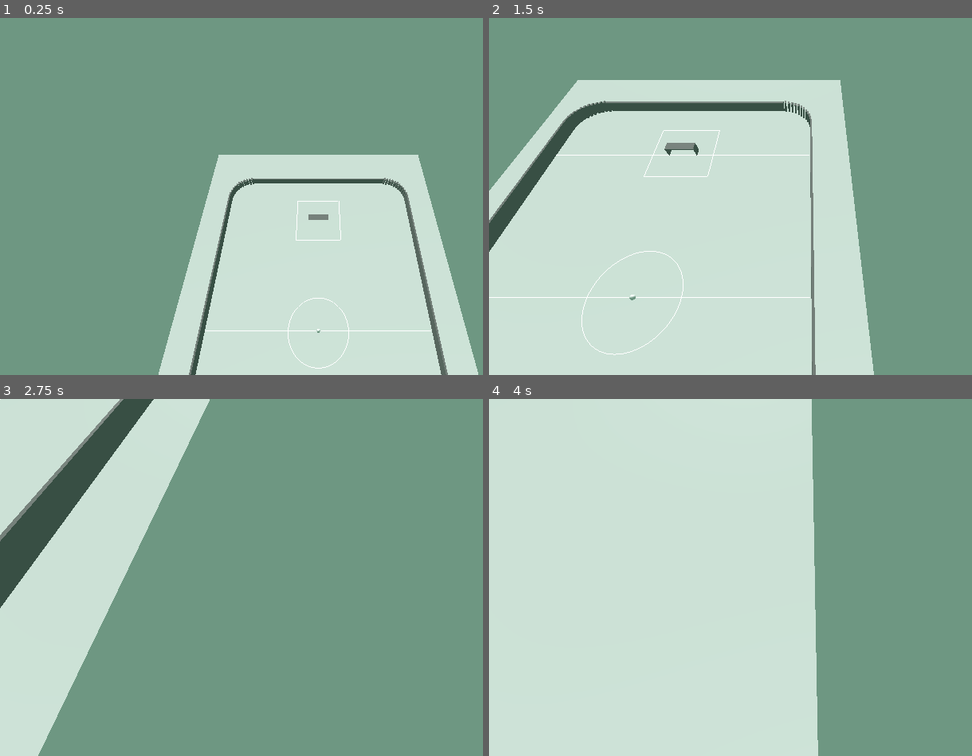
Above: before the commit, frames 1-4 (two rows, left to right).
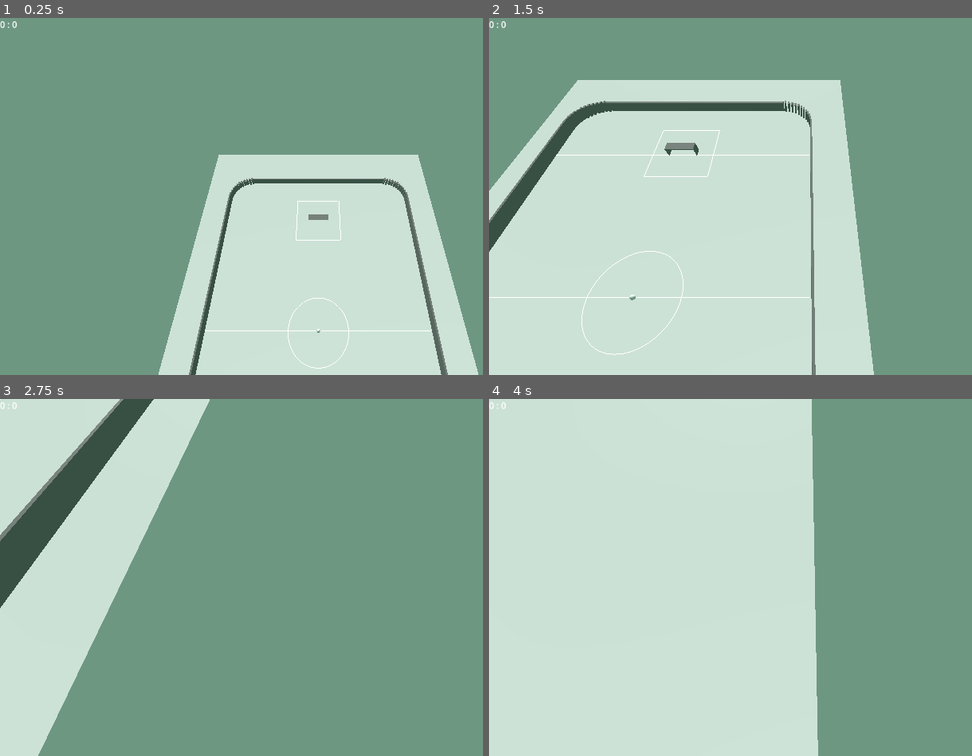
Above: after the commit, the same moments.

Repository: AlyssaSmt/Godot-kicker
Game: Godot game, scene res://main/main.tscn
Two runs of this game, one before a commit and one after it. Both use one fixed random seed, a clock stepped at 60 frames per second and the inputs below.
Inputs (mouse positions are in pixels of both pictures, inside the frame that each line leads up to):
- Up to frame 1 (0.25 s): no input
- Up to frame 2 (1.5 s): tap Enter at 0.5 s; move the mouse to (947, 178) at 0.52 s; hold D (move_right) 0.53-1.28 s; hold Shift (shift) 0.53-1.28 s; click (947, 178) at 0.67 s; tap Space (jump) at 0.77 s; move the mouse to (682, 214) at 1.27 s; hold S (move_backward) from 1.28 s (still down); tap Shift (shift) at 1.35 s
- Up to frame 3 (2.75 s): tap Space (jump) at 1.52 s; move the mouse to (381, 498) at 2.02 s; release S (move_backward) at 2.03 s; hold D (move_right) from 2.03 s (still down); hold Shift (shift) from 2.03 s (still down)
- Up to frame 4 (4 s): move the mouse to (773, 648) at 2.77 s; release D (move_right) at 2.78 s; release Shift (shift) at 2.78 s; hold W (move_forward) 2.78-3.53 s; tap Shift (shift) at 2.85 s; click (773, 648) at 2.92 s; tap Space (jump) at 3.02, 3.5, 3.77 s; move the mouse to (outside the picture) at 3.52 s; hold A (move_left) from 3.53 s (still down); hold Shift (shift) from 3.53 s (still down)

The runs differ from the first frame. In frame 1, less than 0.1% of the frame differs, in the area x 0-4%, y 0-3%; in frame 2, less than 0.1%; in frame 3, less than 0.1%; in frame 4, less than 0.1%.

Commit message:
Implement score management system; connect score display and update logic

Diff:
--- a/Goal/GoalDetector.gd
+++ b/Goal/GoalDetector.gd
@@ -1,16 +1,13 @@
 extends Area3D
 
-@export var team_name: String = "Team A"
+@export var team_name := "Team A"
 
 signal goal_scored(team_name: String)
 
 func _ready():
-	connect("body_entered", Callable(self, "_on_body_entered"))
-	collision_layer = 1
-	collision_mask = 1
+	connect("body_entered", _on_body_entered)
 
-
-func _on_body_entered(body: Node) -> void:
+func _on_body_entered(body):
 	if body.is_in_group("ball"):
 		print("TOR für ", team_name)
 		emit_signal("goal_scored", team_name)
--- a/Procedural Generation/TerrainGeneration.gd
+++ b/Procedural Generation/TerrainGeneration.gd
@@ -38,8 +38,8 @@
 	# Basismesh
 	var plane := PlaneMesh.new()
 	plane.size = Vector2(size_width, size_depth)
-	plane.subdivide_depth = 22
-	plane.subdivide_width = 14
+	plane.subdivide_depth = 12
+	plane.subdivide_width = 8
 
 	var st := SurfaceTool.new()
 	st.create_from(plane, 0)
@@ -129,7 +129,7 @@
 	for vid in unique:
 		var vert := data.get_vertex(vid)
 
-		# ⛔ 16-METER-BEREICH SPERREN
+		# 16-METER-BEREICH SPERREN
 		if _is_in_goal_zone(vert.x, vert.z):
 			continue
 
--- a/RinkWalls.gd
+++ b/RinkWalls.gd
@@ -4,7 +4,7 @@
 
 @export var field_width: float = 68.0        # inneres Spielfeld (wie FIELD_W)
 @export var field_length: float = 105.0      # inneres Spielfeld (wie FIELD_L)
-@export var wall_height: float = 3.0         # sichtbare Höhe über Boden
+@export var wall_height: float = 12.0         # sichtbare Höhe über Boden
 @export var wall_thickness: float = 0.5
 @export var corner_radius: float = 8.0       # Rundung der Ecken
 @export var segments_per_corner: int = 12    # je höher, desto runder
--- /dev/null
+++ b/ScoreManager.gd
@@ -0,0 +1,21 @@
+extends Node
+
+var score_team_a: int = 0
+var score_team_b: int = 0
+
+signal score_changed(team_a: int, team_b: int)
+
+func add_goal(team: String):
+	if team == "Team A":
+		score_team_a += 1
+	elif team == "Team B":
+		score_team_b += 1
+
+	print("Score:", score_team_a, "-", score_team_b)
+
+	emit_signal("score_changed", score_team_a, score_team_b)
+
+func reset_score():
+	score_team_a = 0
+	score_team_b = 0
+	emit_signal("score_changed", score_team_a, score_team_b)
--- /dev/null
+++ b/ScoreManager.tscn
@@ -0,0 +1,6 @@
+[gd_scene load_steps=2 format=3 uid="uid://ccvq3f0fbtwcw"]
+
+[ext_resource type="Script" uid="uid://dhj2vw4obcka1" path="res://ScoreManager.gd" id="1_hrodo"]
+
+[node name="ScoreManager" type="Node"]
+script = ExtResource("1_hrodo")
--- /dev/null
+++ b/main/ScoreLabel.gd
@@ -0,0 +1,11 @@
+extends Label
+
+func _ready():
+	# holt ScoreManager aus der Szene
+	var score_manager := get_tree().get_root().get_node("main/ScoreManager")
+	score_manager.connect("score_changed", Callable(self, "_on_score_changed"))
+
+	_on_score_changed(0, 0) # Anfangswert
+
+func _on_score_changed(a: int, b: int):
+	text = str(a, " : ", b)
--- /dev/null
+++ b/main/ScorePanel.gd
@@ -0,0 +1,8 @@
+extends CanvasLayer
+
+@onready var label_a := $LabelTeamA
+@onready var label_b := $LabelTeamB
+
+func update_score(a: int, b: int):
+	label_a.text = str(a)
+	label_b.text = str(b)
--- a/main/main.gd
+++ b/main/main.gd
@@ -13,24 +13,25 @@
 	left_goal.rotation_degrees.y = 180
 	right_goal.rotation_degrees.y = 0
 
-	# 🔥 GoalDetectors direkt unter main verbinden
+	# Goal detectors verbinden
 	var left_detector := $GoalDetectorLeft
 	var right_detector := $GoalDetectorRight
 
 	left_detector.connect("goal_scored", Callable(self, "_on_goal_scored"))
 	right_detector.connect("goal_scored", Callable(self, "_on_goal_scored"))
 
-	print("Main ready – Tore & GoalDetectors verbunden.")
+	print("Main ready – Tore verbunden.")
 
 
 func _on_goal_scored(team_name: String):
-	print("TOR für: ", team_name)
+
+	var score := $ScoreManager
+	score.add_goal(team_name)
 
 	reset_ball()
 
 	if terrain:
-		await terrain.reset_field()  # wichtig: mit await!
-		print("Terrain reset abgeschlossen")
+		terrain.reset_field()
 
 
 func reset_ball():
--- a/main/main.tscn
+++ b/main/main.tscn
@@ -6,8 +6,10 @@
 [ext_resource type="PackedScene" uid="uid://cpliy7cur5dlm" path="res://Ball/Ball.tscn" id="5_73k8k"]
 [ext_resource type="PackedScene" uid="uid://dvuyvxo73o3ou" path="res://Goal/GoalDetector.tscn" id="6_5xyti"]
 [ext_resource type="Script" uid="uid://d3pj55mw2jk1k" path="res://main/HockeyGoals.gd" id="8_0i4oc"]
+[ext_resource type="PackedScene" uid="uid://ccvq3f0fbtwcw" path="res://ScoreManager.tscn" id="9_0i4oc"]
 [ext_resource type="PackedScene" uid="uid://d0cw6utfkuysq" path="res://FieldLines/FieldLinesDynamic.tscn" id="9_4hmqs"]
 [ext_resource type="PackedScene" uid="uid://hhgmst8lx8ua" path="res://RinkWalls.tscn" id="9_bsumw"]
+[ext_resource type="Script" uid="uid://q5aau2vkm2be" path="res://main/ScoreLabel.gd" id="10_bsumw"]
 [ext_resource type="Script" uid="uid://cgk3x2gs044ha" path="res://Camera/EditorCamera.gd" id="10_piupu"]
 
 [sub_resource type="FastNoiseLite" id="FastNoiseLite_ig7tw"]
@@ -41,6 +43,7 @@
 script = ExtResource("8_0i4oc")
 
 [node name="RinkWalls" parent="." instance=ExtResource("9_bsumw")]
+wall_height = 3.0
 
 [node name="GoalDetectorLeft" parent="." instance=ExtResource("6_5xyti")]
 transform = Transform3D(1, 0, 0, 0, 1, 0, 0, 0, 1, 0, 1.2, -35.5)
@@ -48,6 +51,13 @@
 [node name="GoalDetectorRight" parent="." instance=ExtResource("6_5xyti")]
 transform = Transform3D(1, 0, 0, 0, 1, 0, 0, 0, 1, 0, 1.2, 35.5)
 team_name = "Team B"
+
+[node name="ScoreManager" parent="." instance=ExtResource("9_0i4oc")]
+
+[node name="ScoreLabel" type="Label" parent="."]
+offset_right = 40.0
+offset_bottom = 23.0
+script = ExtResource("10_bsumw")
 
 [node name="EditorCameraRoot" type="Node3D" parent="."]
 transform = Transform3D(1, 0, 0, 0, 1, 0, 0, 0, 1, 0, 80, 0)
Not shown, added: ScoreManager.gd.uid
Not shown, added: main/ScoreLabel.gd.uid
Not shown, added: main/ScorePanel.gd.uid
Not shown: 1 places in main/main.tscn that only renumber resources
